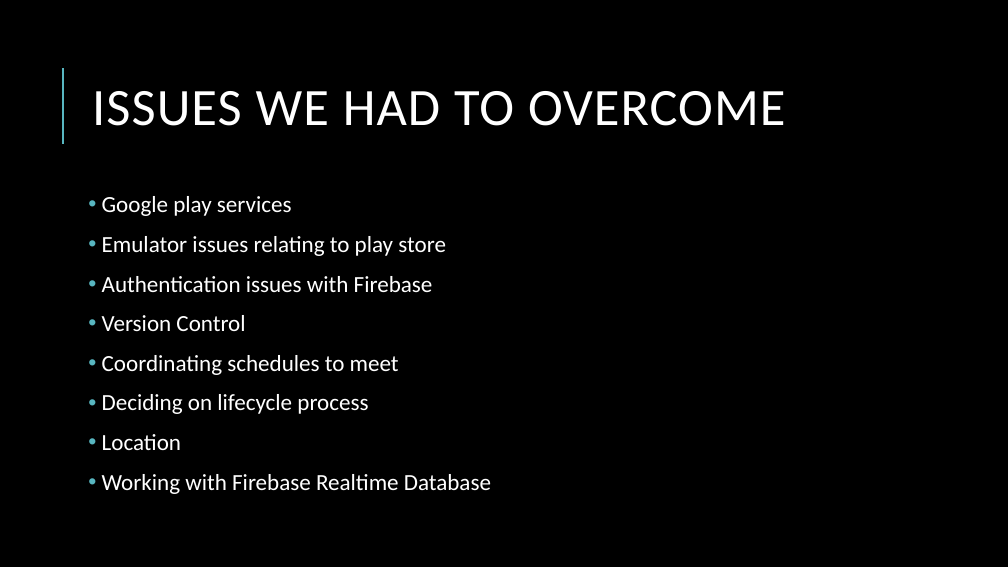
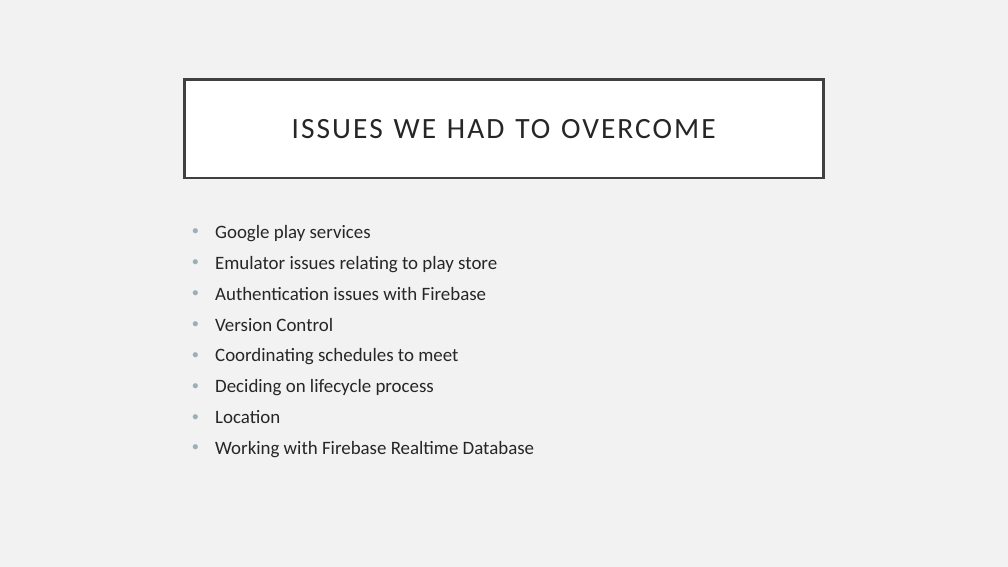
Before and after one commit to Randy424/MobileProgrammingProject1, a slide deck: slide 7 of mobile_pres_1.pptx. Drawn at 1008x567 pixels with LibreOffice and Linux fonts; fonts in the diff are those of the drawing. Boxes give left, top, right and bottom in pixels: in the first picture for what was removed or moved away, otherwise in the second. Text is boxed around its words. In the diff, an @@ line names an element or a change of style, - is before the commit and + after.

```diff
--- a/mobile_pres_1.pptx
+++ b/mobile_pres_1.pptx
@@ background #000000 to #F2F2F2 @@
@@ line removed from (63, 144) to (63, 68) @@
@@ title "ISSUES WE HAD TO OVERCOME": place and size @@
-title "ISSUES WE HAD TO OVERCOME" at box(92, 91, 786, 126)
+title "ISSUES WE HAD TO OVERCOME" at box(185, 79, 823, 178)
@@ title "ISSUES WE HAD TO OVERCOME" at box(185, 79, 823, 178): size 50 to 28 pt, text colour #FFFFFF to #262626, letter spacing 1 to 2 pt; alignment left to centre; line spacing 0.8 to 0.9; fill none to #FFFFFF; outline none to #404040 2.5 pt @@
@@ text "Google play services": place and size @@
-text "Google play services" at box(102, 196, 491, 494)
+text "Google play services" at box(215, 225, 534, 458)
@@ text "Google play services" at box(215, 225, 534, 458): size 22 to 18 pt, text colour #FFFFFF to #262626; indent changed; less space between paragraphs; bullet colour #58B6C0 to #9BAFB5 @@
```
Also in this commit, not shown: 6 other slides changed, 1 slide added, 1 other file.
